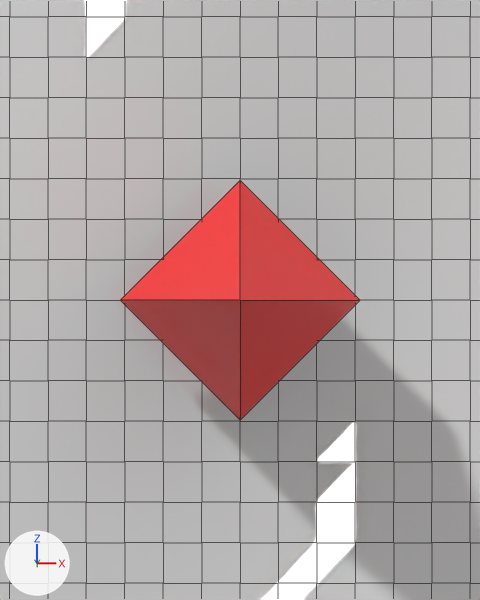
A saved change to the Blender file raw stuff/render.blend.
Both versions are drawn from the file's camera 'Camera'. The lights are fixed; the arrows at lower left show +X, +Y and +Z. Mesh edges are drawn as thin lines.
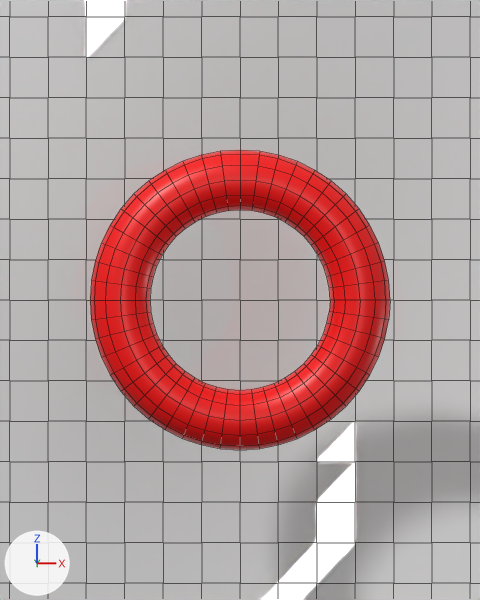
Changed parts and their boxes [x1, y1, x2, y2] in the pictures (480 x 600 px):
'Torus', added (red): after [90, 150, 390, 450]
'Cube', deleted (red): before [120, 181, 360, 420]

Edits to the bpy script that builds the scene:
```text
Add me_torus:
    me_torus.from_pydata(...)  # a torus around z (ring radius 1.0, tube radius 0.25) spanning x -1.25..1.25, y -1.25..1.25, z -0.25..0.25
    me_torus.polygons.foreach_set('use_smooth', [True] * 576)
    me_torus.materials.append(mat_material)  # red #ff0000
Remove ob_cube:
    ob_cube = bpy.data.objects.new('Cube', me_cube_001)
    ob_cube.location = (0.0, 0.0, 0.0)
    _m = ob_cube.modifiers.new('Mirror', 'MIRROR')
    _m.use_axis = (True, False, True)
Add ob_torus:
    ob_torus = bpy.data.objects.new('Torus', me_torus)
    ob_torus.location = (0.0, 0.0, 0.0)
    ob_torus.rotation_euler = (1.571, 0.0, 0.0)  # degrees (90, 0, 0)
```
